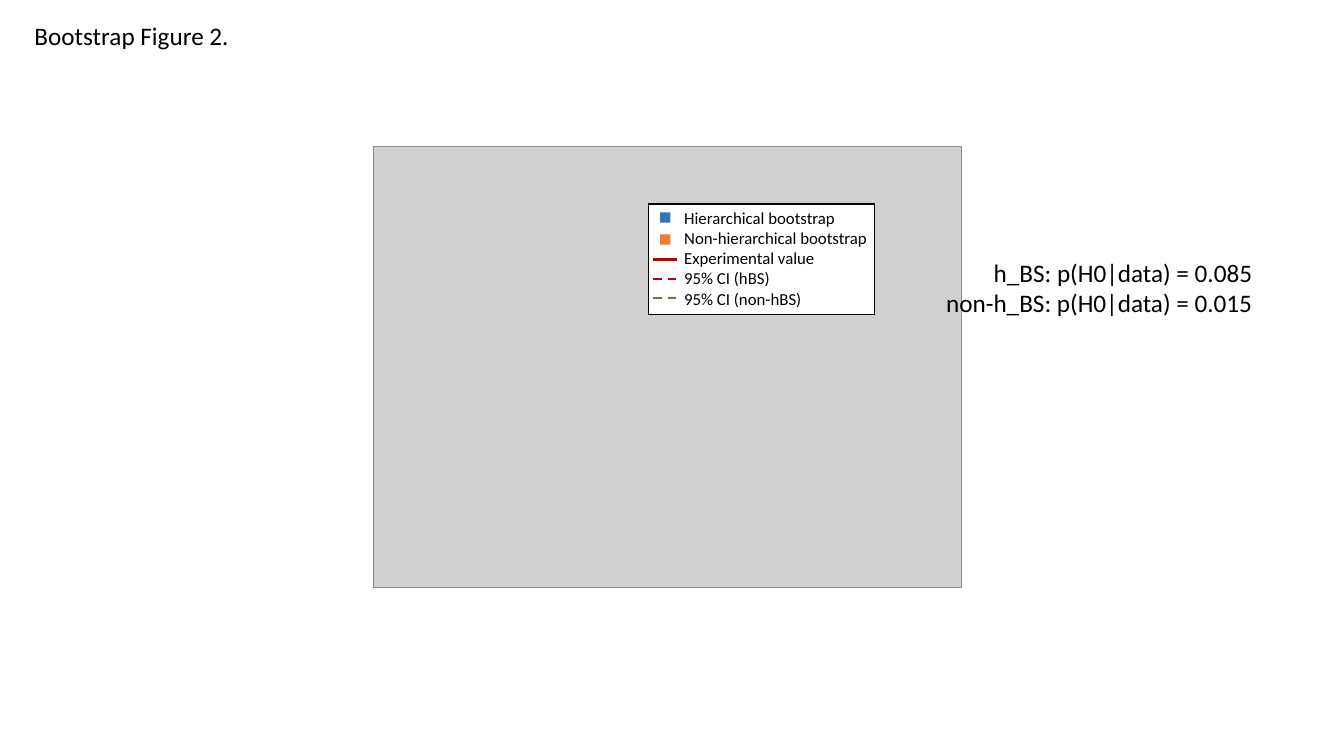
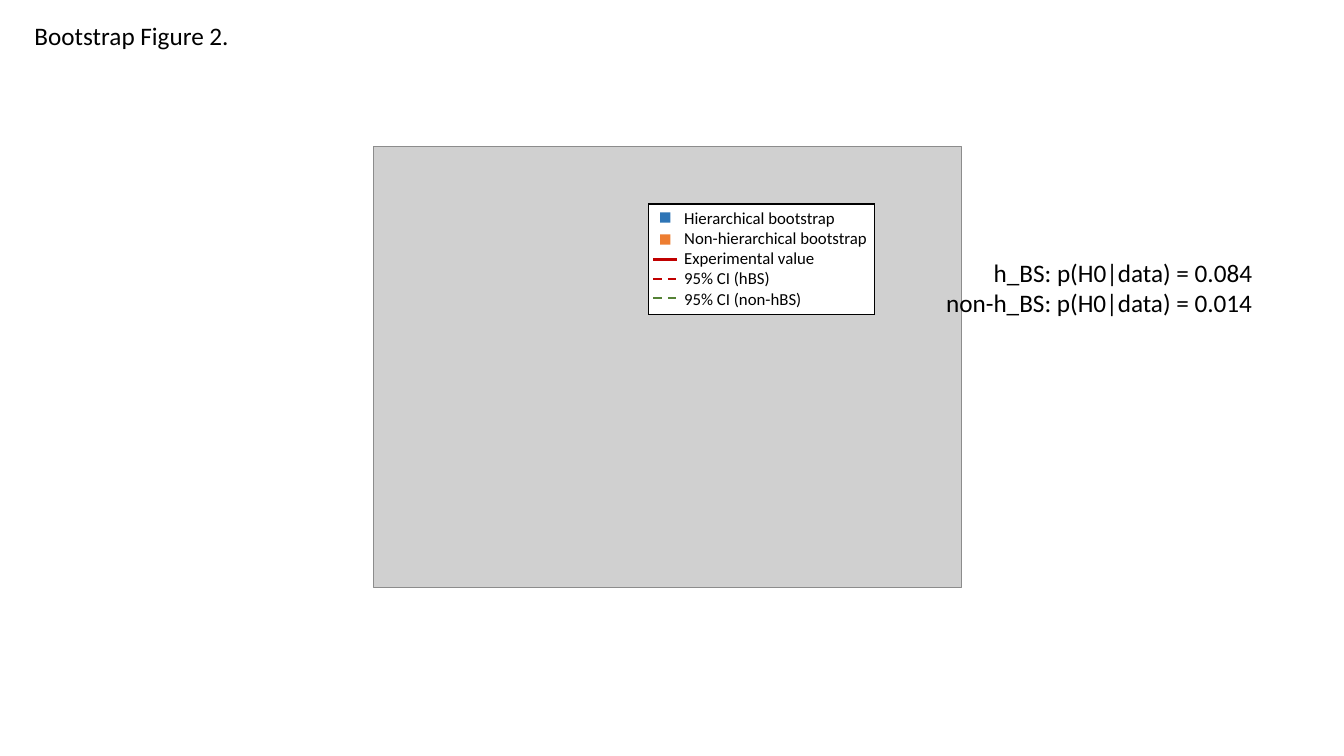
Before and after one commit to rickborn/Munc13-Paper, a slide deck: slide 3 of Results/hierarchical_bootstrap_figures.pptx. Drawn at 1344x756 pixels with LibreOffice and Linux fonts; fonts in the diff are those of the drawing; grey boxes stand for pictures. Boxes give left, top, right and bottom in pixels: in the first picture for what was removed or moved away, otherwise in the second. Text is boxed around its words. In the diff, an @@ line names an element or a change of style, - is before the commit and + after.

Commit message:
ICC extended
New analyses and results (figures) for intra-cluster correlations in the Kaeser lab data.

```diff
--- a/Results/hierarchical_bootstrap_figures.pptx
+++ b/Results/hierarchical_bootstrap_figures.pptx
@@ text at (x1=946, y1=263, x2=1252, y2=319): text changed @@
-h_BS: p(H0|data) = 0.085
-non-h_BS: p(H0|data) = 0.015
+h_BS: p(H0|data) = 0.084
+non-h_BS: p(H0|data) = 0.014
```
Also in this commit, not shown: 1 other slide changed, 4 slides added, 1 slide removed, 5 other files.
